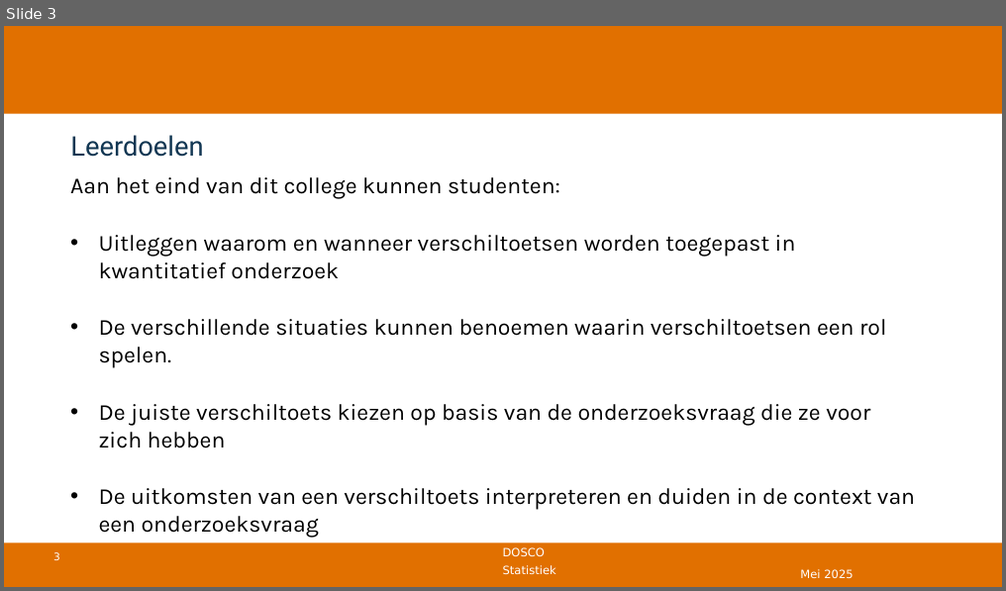
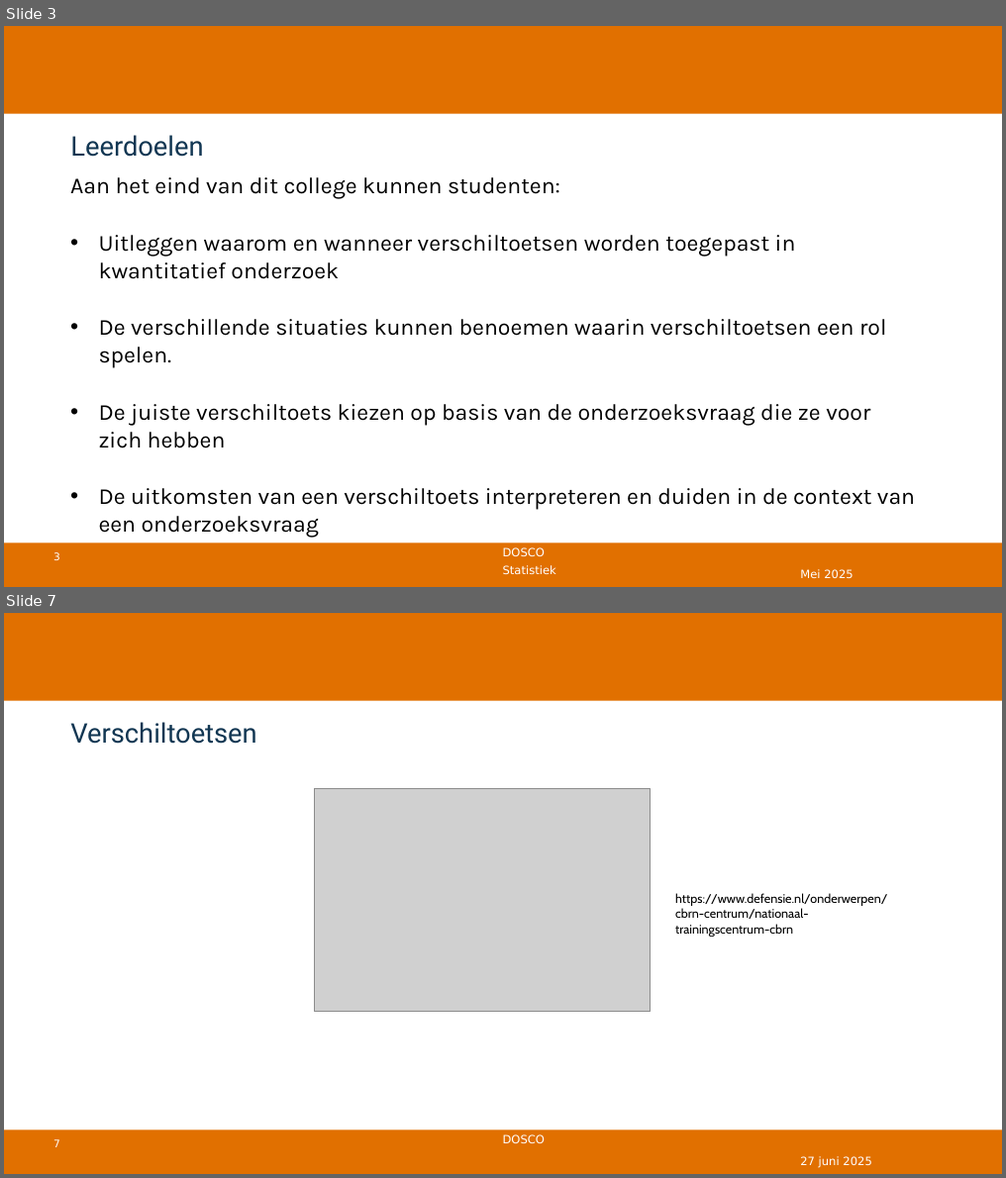
Before and after one commit to DBlom96/Statistiek, a slide deck: Danny/Onderwijs/Statistiek/2024-2025/Slides/Nieuwe slides/Statistiek 2024-2025 -- college 11 -- verschiltoetsen.pptx. Shown one above the other, each under a label of ours: slide 3 before the commit, slides 3 and 7 after it; the slides between them are not shown. The pictures are 1006x591 and 1006x1178 pixels, drawn with LibreOffice and Linux fonts; fonts in the diff are those of the drawing; grey boxes stand for pictures; background and template pictures are left out. Boxes give left, top, right and bottom in pixels: in the first picture for what was removed or moved away, otherwise in the second. Text is boxed around its words. In the diff, an @@ line names an element or a change of style, - is before the commit and + after.

```diff
--- a/Danny/Onderwijs/Statistiek/2024-2025/Slides/Nieuwe slides/Statistiek 2024-2025 -- college 11 -- verschiltoetsen.pptx
+++ b/Danny/Onderwijs/Statistiek/2024-2025/Slides/Nieuwe slides/Statistiek 2024-2025 -- college 11 -- verschiltoetsen.pptx
@@ slide 7 added at [4,613,1002,1174], background #FFFFFF; not listed: 4 template elements that a slide beside it also shows @@
@@ title added at [70,722,256,744], 26 pt, text #113652 @@
+Verschiltoetsen
@@ picture added at [314,788,650,1012] @@
@@ text added at [675,893,887,937], 12 pt, text #000000 @@
+https://www.defensie.nl/onderwerpen/cbrn-centrum/nationaal-trainingscentrum-cbrn
@@ text added at [800,1157,871,1168], 11 pt, text #FFFFFF @@
+27 juni 2025
```
Also in this commit, not shown: 6 slides changed, 14 other slides added, 1 slide removed, 5 other files.
